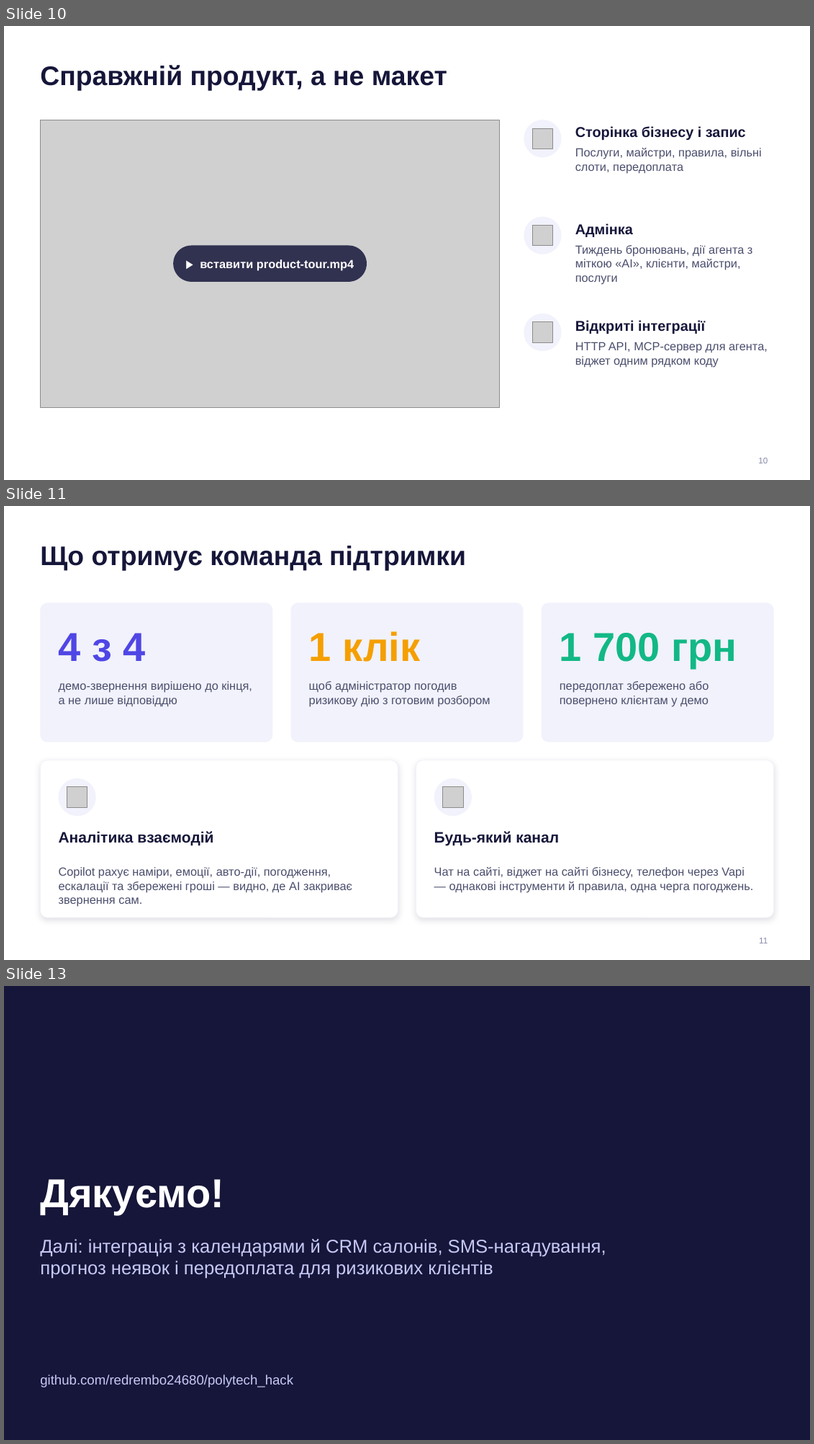
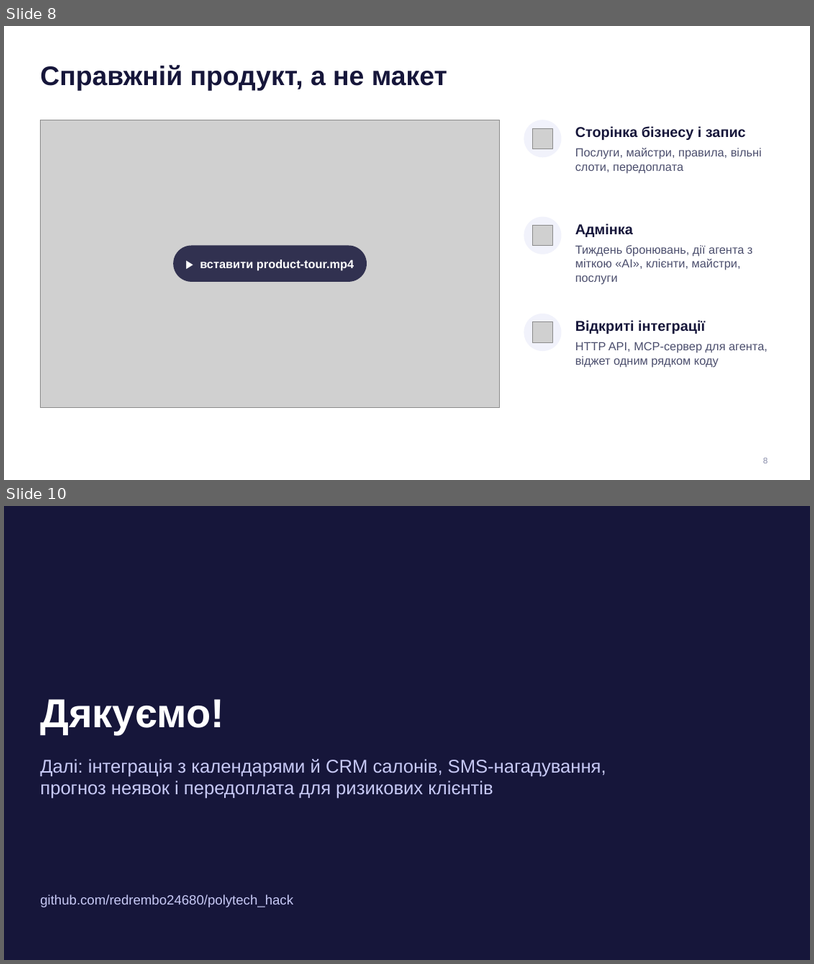
Before and after one commit to redrembo24680/polytech_hack, a slide deck: presentation/Bookly-pitch.pptx. Shown one above the other, each under a label of ours: slides 10, 11 and 13 before the commit, slides 8 and 10 after it; the slides between them are not shown. The pictures are 814x1444 and 814x964 pixels, drawn with LibreOffice and Linux fonts; fonts in the diff are those of the drawing; grey boxes stand for pictures. Boxes give left, top, right and bottom in pixels: in the first picture for what was removed or moved away, otherwise in the second. Text is boxed around its words. In the diff, an @@ line names an element or a change of style, - is before the commit and + after.

```diff
--- a/presentation/Bookly-pitch.pptx
+++ b/presentation/Bookly-pitch.pptx
@@ slide 11 removed at (x1=4, y1=506, x2=810, y2=960), background #FFFFFF @@
@@ title removed at (x1=40, y1=546, x2=466, y2=570) @@
-Що отримує команда підтримки
@@ rounded rectangle removed at (x1=40, y1=602, x2=273, y2=742) @@
@@ rounded rectangle removed at (x1=291, y1=602, x2=523, y2=742) @@
@@ rounded rectangle removed at (x1=542, y1=602, x2=774, y2=742) @@
@@ text removed at (x1=59, y1=633, x2=146, y2=662) @@
-4 з 4
@@ text removed at (x1=309, y1=631, x2=420, y2=662) @@
-1 клік
@@ text removed at (x1=560, y1=633, x2=737, y2=668) @@
-1 700 грн
@@ text removed at (x1=59, y1=681, x2=252, y2=707) @@
-демо-звернення вирішено до кінця, а не лише відповіддю
@@ text removed at (x1=309, y1=681, x2=490, y2=707) @@
-щоб адміністратор погодив ризикову дію з готовим розбором
@@ text removed at (x1=560, y1=681, x2=710, y2=707) @@
-передоплат збережено або повернено клієнтам у демо
@@ rounded rectangle removed at (x1=40, y1=760, x2=399, y2=917) @@
@@ rounded rectangle removed at (x1=417, y1=760, x2=774, y2=917) @@
@@ ellipse removed at (x1=59, y1=778, x2=96, y2=816) @@
@@ ellipse removed at (x1=435, y1=778, x2=472, y2=816) @@
@@ picture removed at (x1=67, y1=787, x2=88, y2=807) @@
@@ picture removed at (x1=443, y1=787, x2=464, y2=807) @@
@@ text removed at (x1=59, y1=831, x2=214, y2=846) @@
-Аналітика взаємодій
@@ text removed at (x1=435, y1=831, x2=559, y2=846) @@
-Будь-який канал
@@ text removed at (x1=59, y1=867, x2=352, y2=906) @@
-Copilot рахує наміри, емоції, авто-дії, погодження, ескалації та збережені гроші — видно, де AI закриває звернення сам.
@@ text removed at (x1=435, y1=867, x2=754, y2=892) @@
-Чат на сайті, віджет на сайті бізнесу, телефон через Vapi — однакові інструменти й правила, одна черга погоджень.
@@ page number removed at (x1=759, y1=937, x2=768, y2=943) @@
-11
@@ what was slide 10 is now slide 8 @@
@@ page number at (x1=764, y1=457, x2=768, y2=463): text changed @@
-10
+8
@@ what was slide 13 is now slide 10 @@
```
Also in this commit, not shown: 4 slides changed, 1 slide added, 3 other slides removed, 2 other files.
